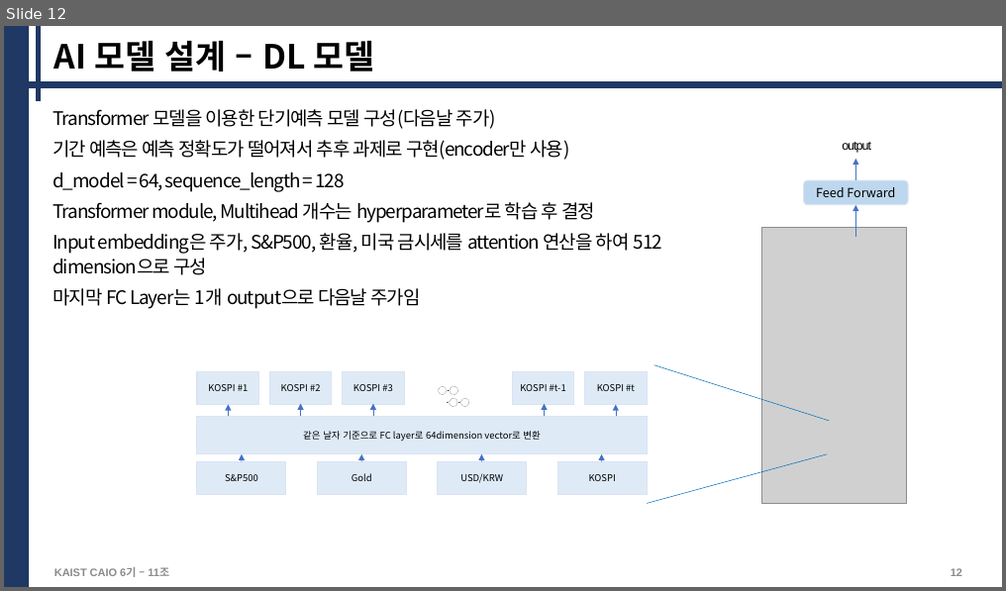
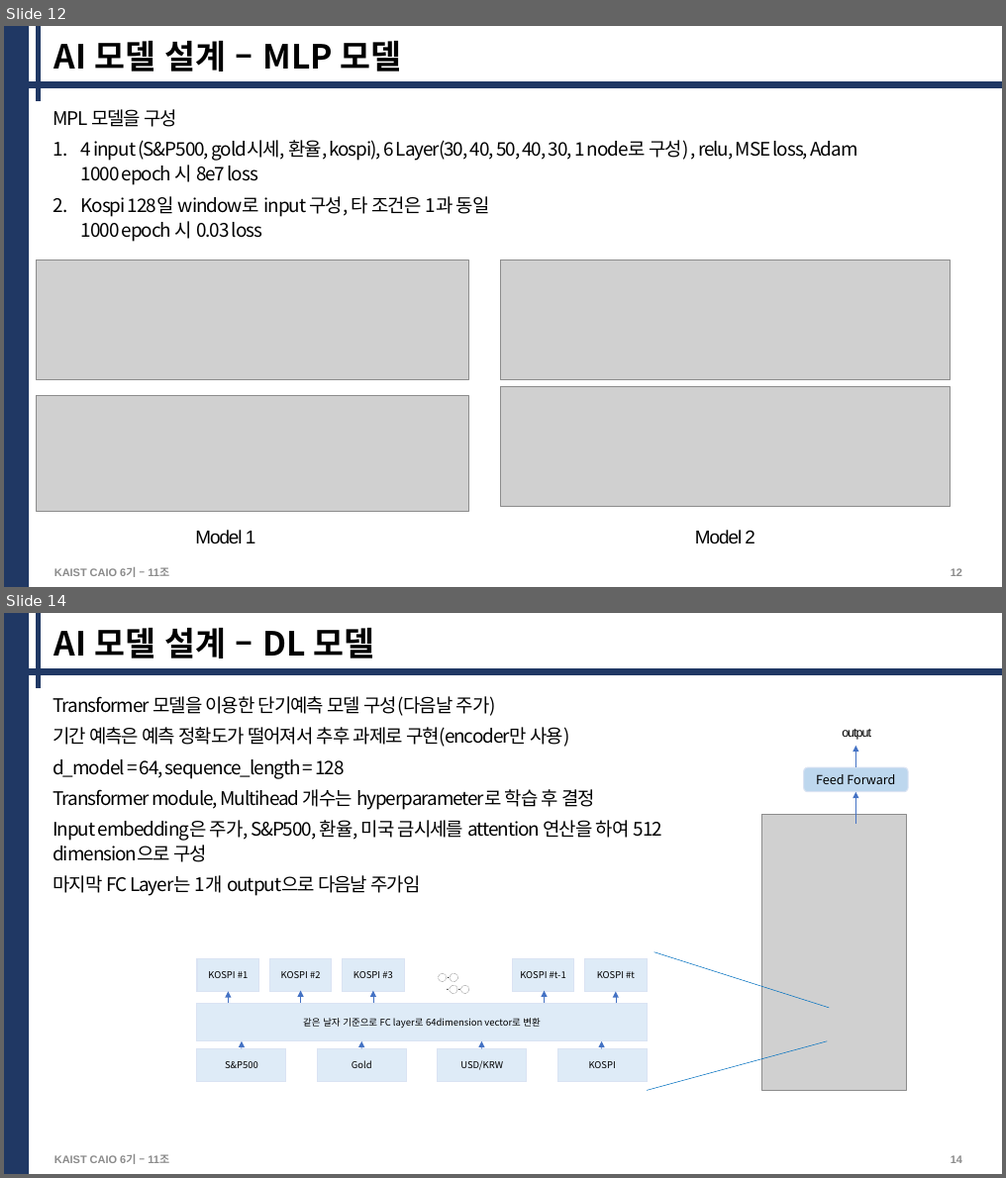
Before and after one commit to alan-kwak/CAIO6_team11, a slide deck: 과제(11조)_AI를 활용한 주가예측_V0.2.pptx. Shown one above the other, each under a label of ours: slide 12 before the commit, slides 12 and 14 after it; the slides between them are not shown. The pictures are 1006x591 and 1006x1178 pixels, drawn with LibreOffice and Linux fonts; fonts in the diff are those of the drawing; grey boxes stand for pictures. Boxes give left, top, right and bottom in pixels: in the first picture for what was removed or moved away, otherwise in the second. Text is boxed around its words. In the diff, an @@ line names an element or a change of style, - is before the commit and + after.

Commit message:
transformer with kospi window inputs and add some images

```diff
--- a/과제(11조)_AI를 활용한 주가예측_V0.2.pptx
+++ b/과제(11조)_AI를 활용한 주가예측_V0.2.pptx
@@ slide 12 added at (4, 26, 1002, 587), background #FFFFFF; not listed: 3 template elements that a slide beside it also shows @@
@@ title added at (54, 41, 402, 72), 32 pt, text #000000, bold @@
+AI 모델 설계 – MLP 모델
@@ text added at (53, 109, 857, 242), 18 pt, text #000000 @@
+MPL 모델을 구성
+1. 4 input (S&P500, gold시세, 환율, kospi), 6 Layer(30, 40, 50, 40, 30, 1 node로 구성) , relu, MSE loss, Adam
+   1000 epoch 시 8e7 loss
+2. Kospi 128일 window로 input 구성, 타 조건은 1과 동일
+   1000 epoch 시 0.03 loss
@@ picture added at (37, 261, 469, 380) @@
@@ picture added at (500, 261, 951, 380) @@
@@ picture added at (37, 396, 469, 511) @@
@@ picture added at (500, 386, 951, 506) @@
@@ text added at (195, 530, 256, 545), 18 pt, text #000000 @@
+Model 1
@@ text added at (695, 530, 755, 545), 18 pt, text #000000 @@
+Model 2
@@ text added at (54, 569, 169, 577), 10.5 pt, text #8C8C8C, bold @@
+KAIST CAIO 6기 – 11조
@@ page number added at (950, 569, 962, 576), 10.5 pt, text #8C8C8C, bold @@
+12
@@ what was slide 12 is now slide 14 @@
@@ page number at (950, 1156, 962, 1163): text changed @@
-12
+14
```
Also in this commit, not shown: 2 slides changed, 1 other slide added, 28 other files.
